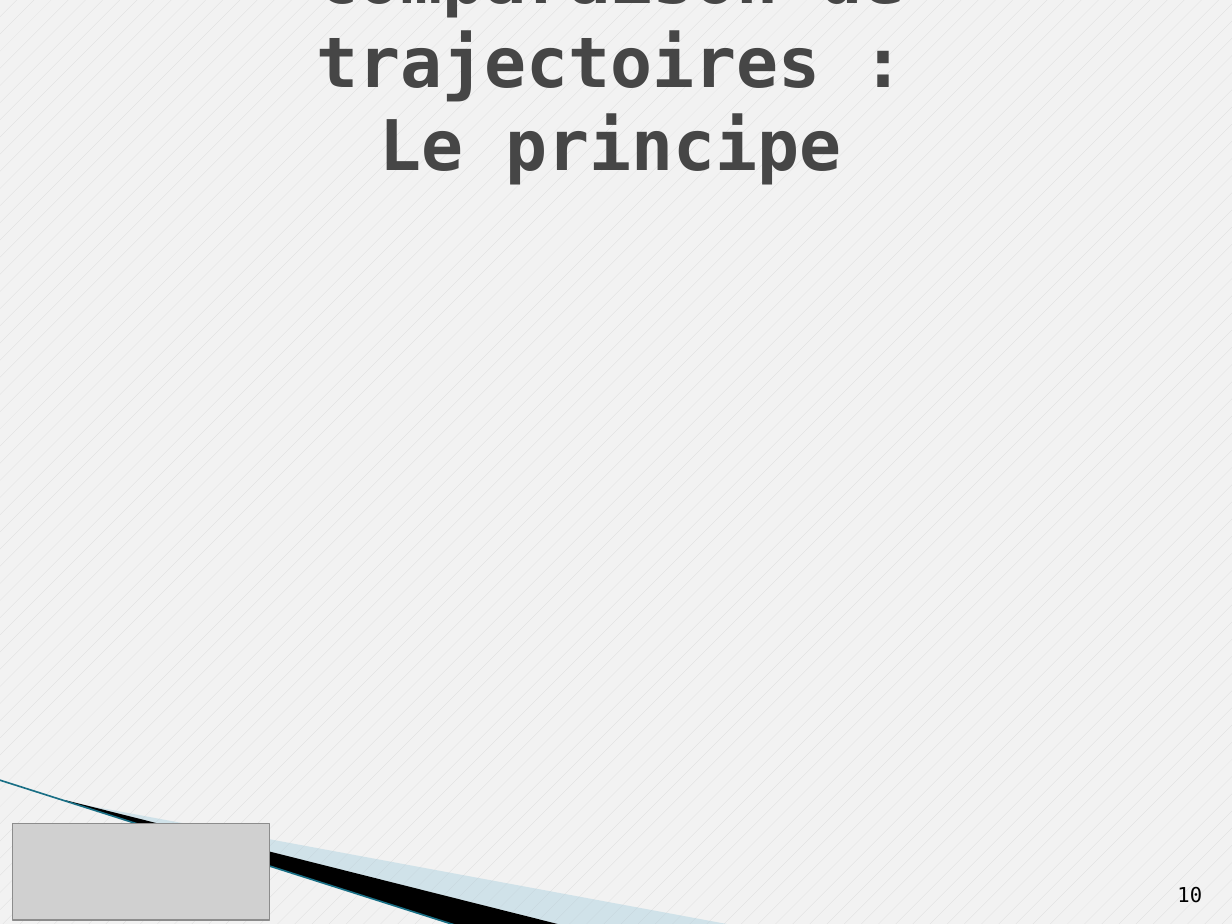
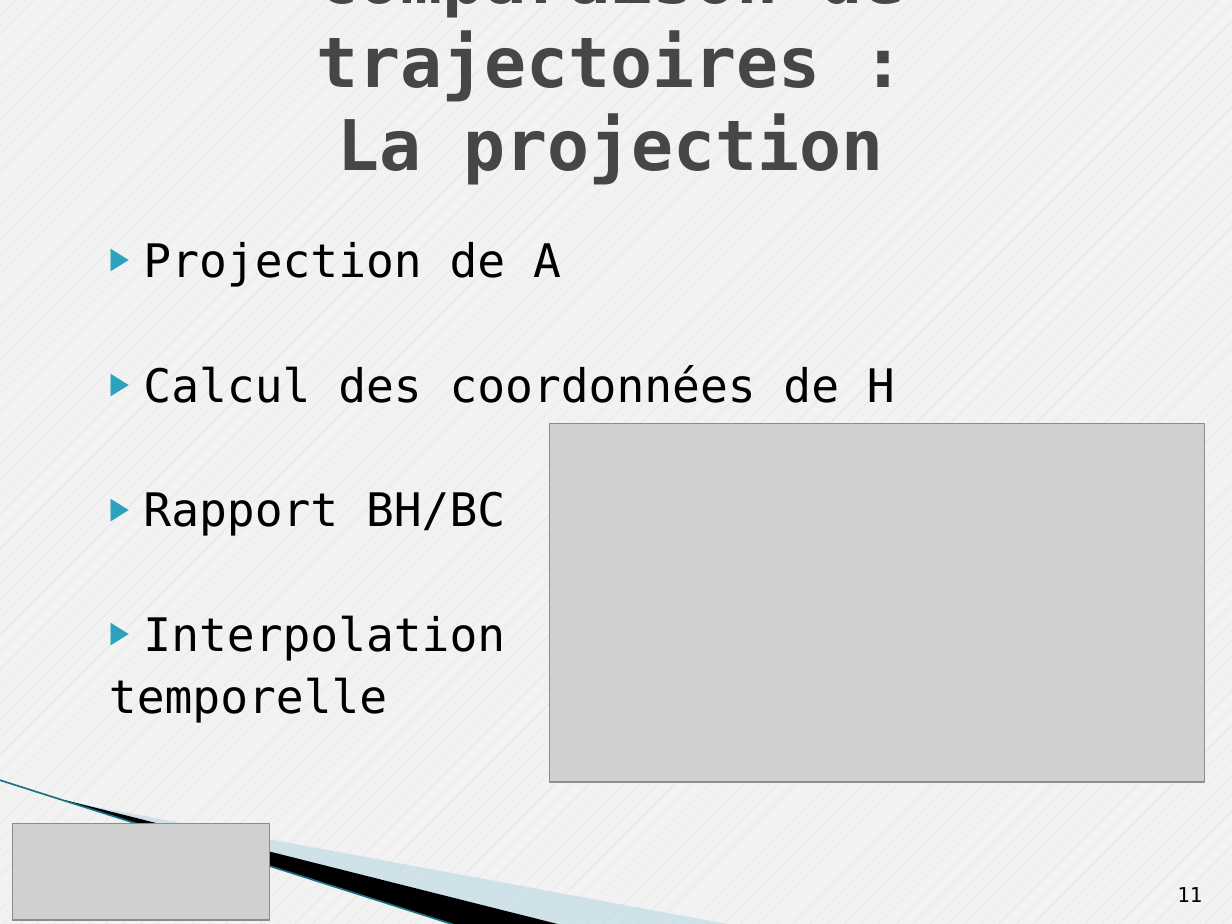
Before and after one commit to Tenacy/AndroidProject, a slide deck: slide 11 of Rapport/Presentation.pptx (slide 10 before the commit). Drawn at 1232x924 pixels with LibreOffice and Linux fonts; fonts in the diff are those of the drawing; grey boxes stand for pictures; background and template pictures are left out. Boxes give left, top, right and bottom in pixels: in the first picture for what was removed or moved away, otherwise in the second. Text is boxed around its words. In the diff, an @@ line names an element or a change of style, - is before the commit and + after.

```diff
--- a/Rapport/Presentation.pptx
+++ b/Rapport/Presentation.pptx
@@ text at (337, 114, 883, 185): text changed @@
-Le principe
+La projection
@@ text added at (109, 242, 895, 723), 27 pt, text #000000 @@
+▶ Projection de A
+▶ Calcul des coordonnées de H
+▶ Rapport BH/BC
+▶ Interpolation
+temporelle
@@ picture added at (549, 424, 1205, 782) @@
@@ page number at (1177, 887, 1202, 902): text changed @@
-10
+11
```
Also in this commit, not shown: 8 other slides changed, 19 slides added, 1 slide removed, 1 other file.
